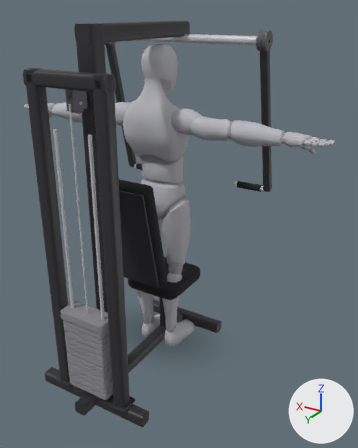
An edit to the glTF model app/src/main/assets/mannequins/machine_chest_press.glb, drawn before and after from the same camera.
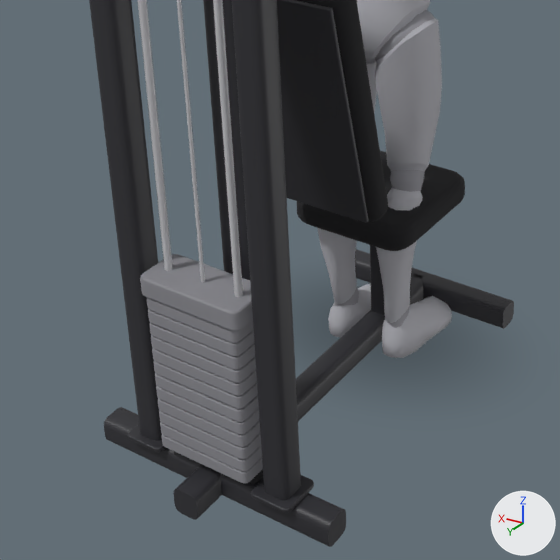
Old and new are each drawn whole from a 50 mm lens placed at (-1.507, 2.315, 1.987), pointed at (-0.192, 0.124, 0.892) and again close up on the part from 0% to 67% of the width and 43% to 97% of the height. The lights are fixed; the arrows at lower right show +X, +Y and +Z. The first two pictures are the older version. Where no turn or scale is listed for an object, it has been applied to the vertices.

Names of what the first close-up shows: 'body', 'chest_press_0', 'chest_press_11', 'chest_press_19', 'chest_press_36', 'chest_press_37', 'chest_press_38', 'chest_press_39', 'chest_press_4', 'chest_press_40', 'chest_press_41', 'chest_press_42', 'chest_press_43', 'chest_press_5', 'chest_press_6', 'chest_press_7', 'chest_press_8', 'chest_press_9' and 13 more.
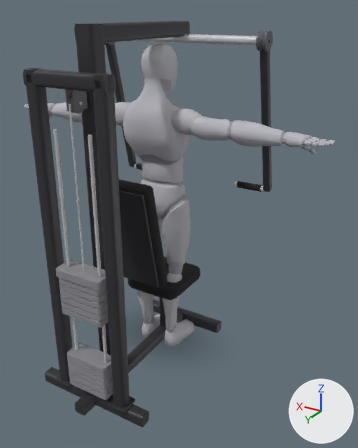
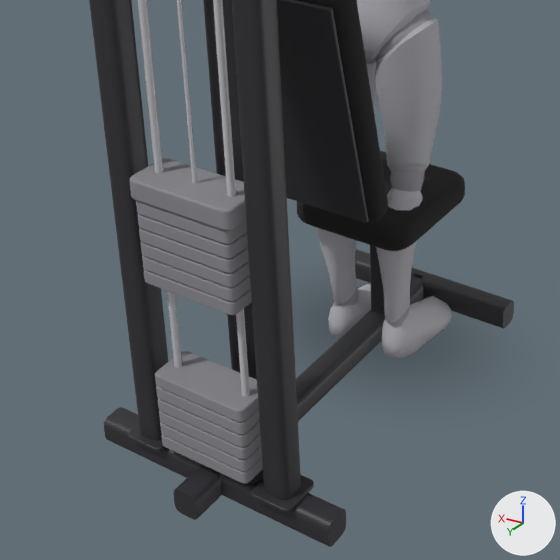
Edits to the scene script, one JSON object a line:
```json
{"op": "set", "path": "ob_chest_press_37.location", "old": "(0.0, 0.71, 0.327)", "new": "(0.0, 0.71, 0.573)"}
{"op": "set", "path": "ob_chest_press_38.location", "old": "(0.0, 0.71, 0.362)", "new": "(0.0, 0.71, 0.608)"}
{"op": "set", "path": "ob_chest_press_39.location", "old": "(0.0, 0.71, 0.397)", "new": "(0.0, 0.71, 0.643)"}
{"op": "set", "path": "ob_chest_press_40.location", "old": "(0.0, 0.71, 0.432)", "new": "(0.0, 0.71, 0.678)"}
{"op": "set", "path": "ob_chest_press_41.location", "old": "(0.0, 0.71, 0.467)", "new": "(0.0, 0.71, 0.713)"}
{"op": "set", "path": "ob_chest_press_42.location", "old": "(0.0, 0.71, 0.502)", "new": "(0.0, 0.71, 0.748)"}
{"op": "set", "path": "ob_chest_press_43.location", "old": "(0.0, 0.71, 0.546)", "new": "(0.0, 0.71, 0.792)"}
```

Boxes [x1, y1, x2, y2] around the edits, measured in the close-ups (560 x 560 px):
```json
{"object": "chest_press_43", "change": "moved", "before": [140, 254, 253, 331], "after": [129, 158, 246, 231]}
{"object": "chest_press_41", "change": "moved", "before": [148, 309, 254, 356], "after": [138, 214, 248, 258]}
{"object": "chest_press_40", "change": "moved", "before": [149, 322, 255, 370], "after": [139, 228, 249, 273]}
{"object": "chest_press_39", "change": "moved", "before": [151, 335, 256, 383], "after": [141, 242, 250, 287]}
{"object": "chest_press_38", "change": "moved", "before": [152, 348, 257, 396], "after": [142, 255, 251, 301]}
{"object": "chest_press_37", "change": "moved", "before": [154, 361, 258, 409], "after": [144, 269, 252, 315]}
{"object": "chest_press_42", "change": "moved", "before": [146, 297, 254, 343], "after": [136, 200, 247, 244]}
{"object": "chest_press_36", "change": "unchanged, uncovered by the edit", "before": [155, 373, 259, 422], "after": [155, 351, 259, 422]}
```
